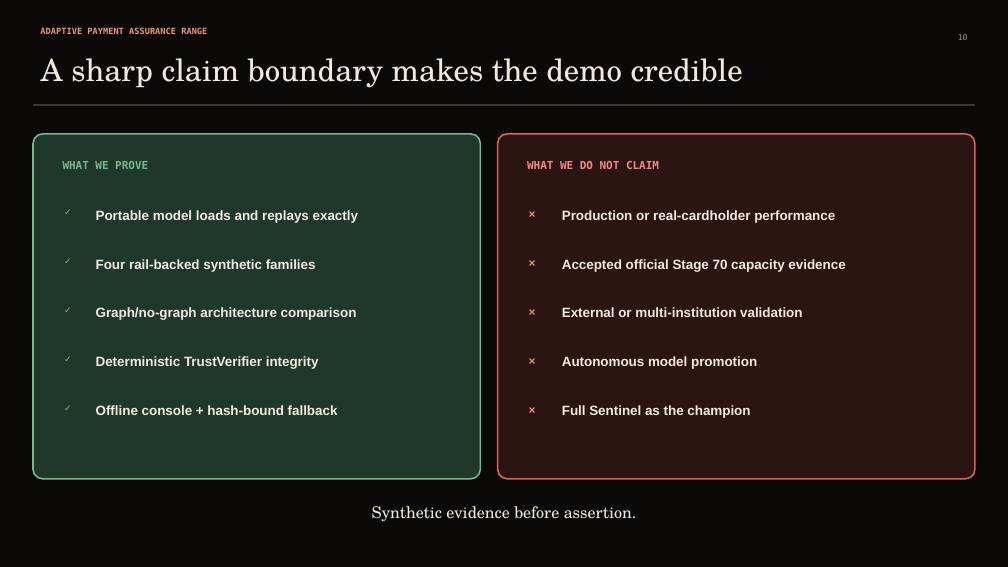
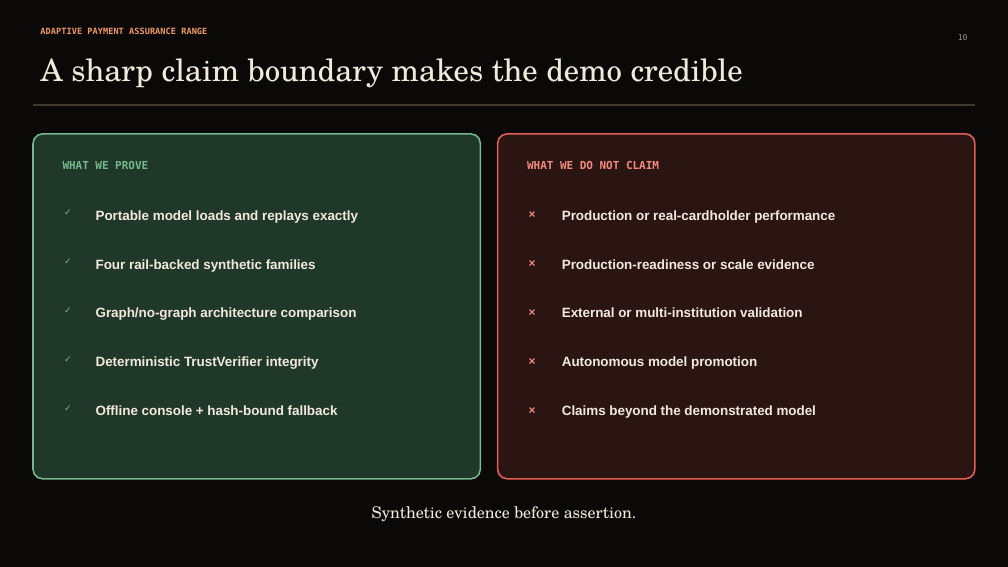
Before and after one commit to Dljdd/LedgerPeLabs, a slide deck: slide 10 of docs/submission/APAR_COMPETITION_DECK.pptx. Drawn at 1008x567 pixels with LibreOffice and Linux fonts; fonts in the diff are those of the drawing. Boxes give left, top, right and bottom in pixels: in the first picture for what was removed or moved away, otherwise in the second. Text is boxed around its words. In the diff, an @@ line names an element or a change of style, - is before the commit and + after.

```diff
--- a/docs/submission/APAR_COMPETITION_DECK.pptx
+++ b/docs/submission/APAR_COMPETITION_DECK.pptx
@@ text at (x1=562, y1=259, x2=814, y2=269): text changed @@
-Accepted official Stage 70 capacity evidence
+Production-readiness or scale evidence
@@ text at (x1=562, y1=405, x2=816, y2=418): text changed @@
-Full Sentinel as the champion
+Claims beyond the demonstrated model
```
Also in this commit, not shown: 1 other slide changed, 3 other files.
